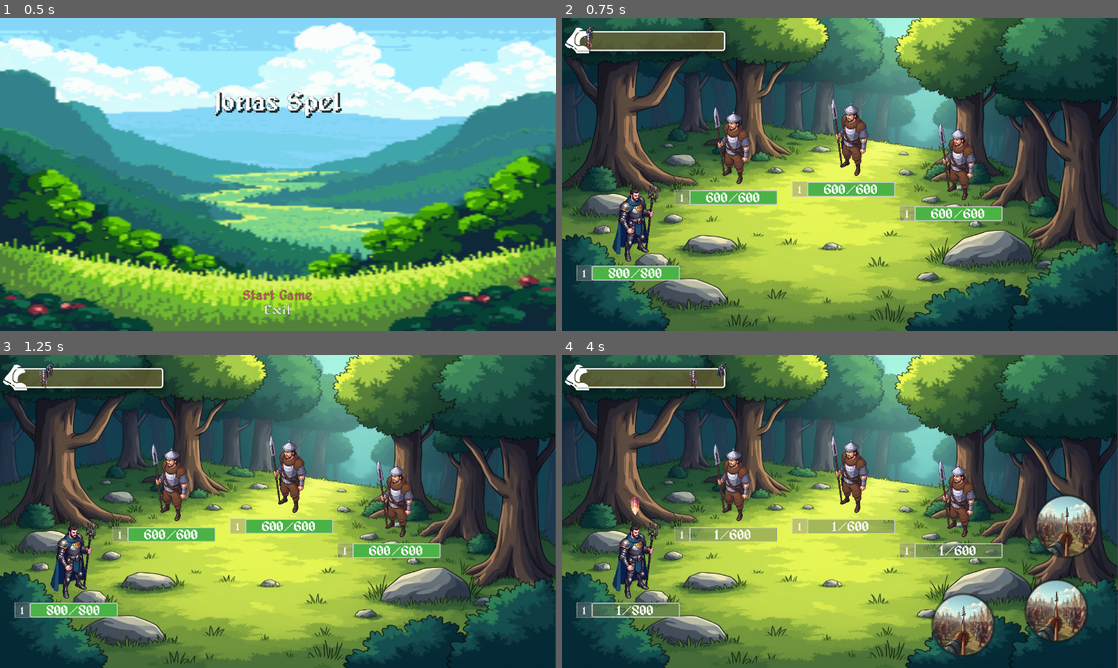
Above: before the commit, frames 1-4 (two rows, left to right).
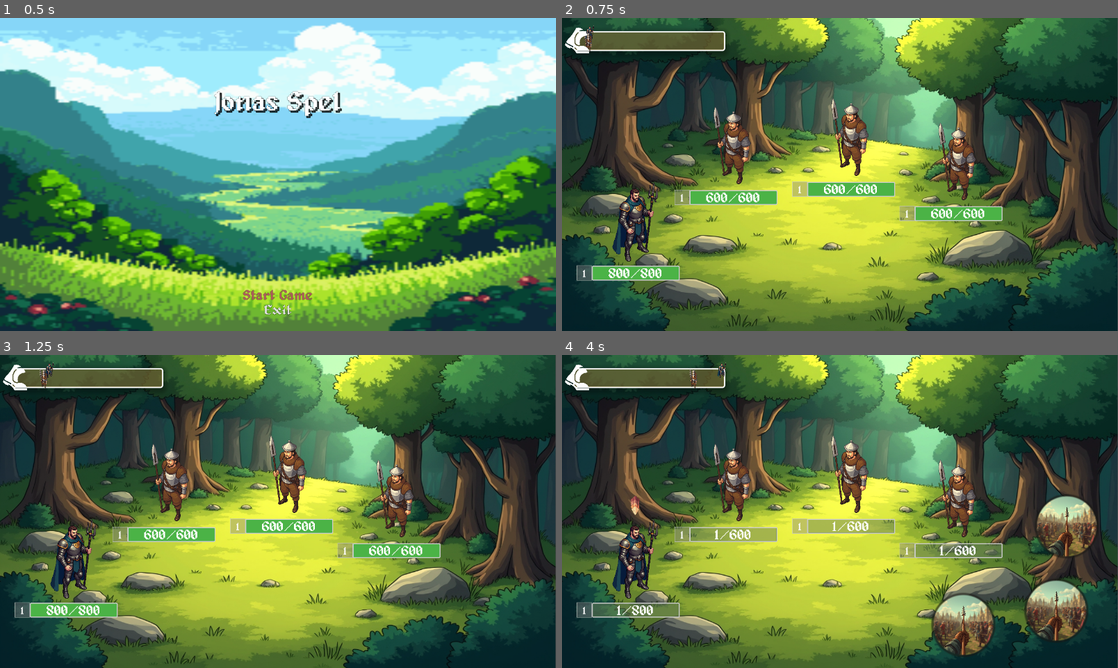
Above: after the commit, the same moments.

Repository: Pensho/Champ_Collector_2
Game: Godot game, scene res://Scenes/main.tscn
The game is run twice, just before and just after one commit, with the same random seed, the same clock (stepped at 60 frames per second) and the same inputs.
Inputs (mouse positions are in pixels of both pictures, inside the frame that each line leads up to):
- Up to frame 1 (0.5 s): no input
- Up to frame 2 (0.75 s): click "Start Game" at 0.5 s
- Up to frame 3 (1.25 s): no input
- Up to frame 4 (4 s): click (634, 558) at 1.27 s; hold M 2.03-2.78 s; hold A 2.78-3.53 s; tap M at 2.85 s; hold M from 3.53 s (still down)

Frame 1 is identical in both runs. In frame 2, 5.6% of the frame differs, in the area x 4-88%, y 0-91%; in frame 3, 5.6%; in frame 4, 7.4%, in the area x 4-96%, y 0-94%.

Commit message:
Added basic lighting
Added a point light to the battle scene and normal maps to characters to give the scene more depth.
Doesn't show very well yet though.
Resolves: #42

Diff:
--- /dev/null
+++ b/Assets/Champ Collector/Light/Point_Light.tres
@@ -0,0 +1,10 @@
+[gd_resource type="GradientTexture2D" load_steps=2 format=3 uid="uid://byq61tt3abjd8"]
+
+[sub_resource type="Gradient" id="Gradient_4swvk"]
+colors = PackedColorArray(1, 1, 1, 1, 0, 0, 0, 1)
+
+[resource]
+gradient = SubResource("Gradient_4swvk")
+fill = 1
+fill_from = Vector2(0.5, 0.5)
+fill_to = Vector2(0.5, 0)
--- /dev/null
+++ b/Assets/Champ Collector/Material/Unshaded.tres
@@ -0,0 +1,4 @@
+[gd_resource type="CanvasItemMaterial" format=3 uid="uid://2tvv2h51laxc"]
+
+[resource]
+light_mode = 1
--- a/Data/Character_Enemy_Variants/Militia.tres
+++ b/Data/Character_Enemy_Variants/Militia.tres
@@ -8,6 +8,7 @@
 script = ExtResource("2_ltt6g")
 _name = "Militia"
 _texture = "res://Assets/Champ Collector/Creatures/Militia/Militia_0002.png"
+_normal_map = "res://Assets/Champ Collector/Creatures/Militia/Militia_0002_Normal_Map.png"
 _rarity = 0
 _faction = 0
 _role = 13
@@ -23,4 +24,5 @@
 _pressence = 20
 _critChance = 5
 _critDamage = 15
+_attributes_weights = Array[int]([])
 metadata/_custom_type_script = "uid://ftdwxfh8y3n1"
--- a/Data/Character_Enemy_Variants/Troll.tres
+++ b/Data/Character_Enemy_Variants/Troll.tres
@@ -7,7 +7,8 @@
 [resource]
 script = ExtResource("2_xxfqe")
 _name = "Troll"
-_texture = "res://Assets/Champ Collector/Creatures/Forest Troll/Forest_Troll_10.png"
+_texture = "res://Assets/Champ Collector/Creatures/Forest Troll/Forest_Troll_12_200.png"
+_normal_map = "res://Assets/Champ Collector/Creatures/Forest Troll/Forest_Troll_12_200_Normal_Map.png"
 _rarity = 2
 _faction = 4
 _role = 13
@@ -23,4 +24,5 @@
 _pressence = 80
 _critChance = 5
 _critDamage = 15
+_attributes_weights = Array[int]([])
 metadata/_custom_type_script = "uid://ftdwxfh8y3n1"
--- a/Data/Character_Player_Variants/Bar_Brawler.tres
+++ b/Data/Character_Player_Variants/Bar_Brawler.tres
@@ -8,6 +8,7 @@
 script = ExtResource("2_dhkqx")
 _name = "Bar Brawler"
 _texture = "res://Assets/Champ Collector/Creatures/Bar brawler/Bar_Brawler_0004.png"
+_normal_map = "res://Assets/Champ Collector/Creatures/Bar brawler/Bar_Brawler_0004_Normal_Map.png"
 _rarity = 0
 _faction = 1
 _role = 14
--- a/Data/Character_Player_Variants/Herald_of_the_loom.tres
+++ b/Data/Character_Player_Variants/Herald_of_the_loom.tres
@@ -8,6 +8,7 @@
 script = ExtResource("2_uspd6")
 _name = "Herald of the loom"
 _texture = "res://Assets/Champ Collector/Creatures/Herald_of_the_loom/Herald_of_the_loom_0004.png"
+_normal_map = "res://Assets/Champ Collector/Creatures/Herald_of_the_loom/Herald_of_the_loom_0004_Normal_Map_3.png"
 _rarity = 2
 _faction = 3
 _role = 16
--- a/Data/Character_Player_Variants/Jester.tres
+++ b/Data/Character_Player_Variants/Jester.tres
@@ -8,6 +8,7 @@
 script = ExtResource("3_7g6n5")
 _name = "Jester"
 _texture = "res://Assets/Champ Collector/Creatures/Jester/Jester_0001.png"
+_normal_map = "res://Assets/Champ Collector/Creatures/Jester/Jester_0001_Normal_Map.png"
 _rarity = 0
 _faction = 0
 _role = 11
--- a/Data/Character_Player_Variants/Knight.tres
+++ b/Data/Character_Player_Variants/Knight.tres
@@ -8,6 +8,7 @@
 script = ExtResource("1_quq0m")
 _name = "Knight"
 _texture = "res://Assets/Champ Collector/Creatures/Knight/Knight_0004.png"
+_normal_map = "res://Assets/Champ Collector/Creatures/Knight/Knight_0004_Normal_Map.png"
 _rarity = 0
 _faction = 0
 _role = 3
--- a/Scenes/Characters/Character_Battle_Repr.tscn
+++ b/Scenes/Characters/Character_Battle_Repr.tscn
@@ -1,7 +1,8 @@
-[gd_scene load_steps=4 format=3 uid="uid://dvvopn2yuy4wr"]
+[gd_scene load_steps=5 format=3 uid="uid://dvvopn2yuy4wr"]
 
 [ext_resource type="Script" uid="uid://di021l42jy53d" path="res://Scripts/Character/character_battle_repr.gd" id="1_hd4xr"]
 [ext_resource type="Theme" uid="uid://c8irweh6md2jy" path="res://Assets/Champ Collector/Themes/default_theme.tres" id="2_6p7dp"]
+[ext_resource type="Material" uid="uid://2tvv2h51laxc" path="res://Assets/Champ Collector/Material/Unshaded.tres" id="2_7qair"]
 
 [sub_resource type="Theme" id="Theme_iesxj"]
 
@@ -15,6 +16,7 @@
 metadata/_edit_use_anchors_ = true
 
 [node name="ProgressBar" type="ProgressBar" parent="."]
+material = ExtResource("2_7qair")
 offset_top = 200.0
 offset_right = 200.0
 offset_bottom = 234.0
@@ -23,6 +25,7 @@
 show_percentage = false
 
 [node name="Label" type="Label" parent="ProgressBar"]
+material = ExtResource("2_7qair")
 layout_mode = 1
 anchors_preset = 8
 anchor_left = 0.5
@@ -38,6 +41,7 @@
 theme = ExtResource("2_6p7dp")
 
 [node name="ColorRect" type="ColorRect" parent="."]
+material = ExtResource("2_7qair")
 offset_left = -34.0
 offset_top = 200.0
 offset_bottom = 234.0
@@ -45,6 +49,7 @@
 color = Color(0.501407, 0.501406, 0.501406, 0.431373)
 
 [node name="ReferenceRect" type="ReferenceRect" parent="ColorRect"]
+material = ExtResource("2_7qair")
 layout_mode = 1
 anchors_preset = 15
 anchor_right = 1.0
@@ -55,6 +60,7 @@
 editor_only = false
 
 [node name="Label" type="Label" parent="ColorRect"]
+material = ExtResource("2_7qair")
 layout_mode = 1
 anchors_preset = 15
 anchor_right = 1.0
--- a/Scenes/battle.tscn
+++ b/Scenes/battle.tscn
@@ -1,10 +1,16 @@
-[gd_scene load_steps=6 format=3 uid="uid://cc883blynrgq2"]
+[gd_scene load_steps=9 format=3 uid="uid://cc883blynrgq2"]
 
 [ext_resource type="Script" uid="uid://g08boofygabn" path="res://Scripts/Battle.gd" id="1_oxf17"]
 [ext_resource type="PackedScene" uid="uid://dy5q1foc8kon5" path="res://Scenes/battle_ui.tscn" id="2_1ruyk"]
-[ext_resource type="Texture2D" uid="uid://b31byb3wcg7a3" path="res://Assets/Champ Collector/Scenery/Troll battle area/Troll_battle_area_3.jpg" id="2_f6xt6"]
+[ext_resource type="Texture2D" uid="uid://n1b55anwfwtk" path="res://Assets/Champ Collector/Scenery/Troll battle area/Troll_battle_area_2.jpg" id="2_qeyqd"]
+[ext_resource type="Texture2D" uid="uid://0s8rmq2i2vg6" path="res://Assets/Champ Collector/Scenery/Troll battle area/Troll_battle_area_2_Normal_Map.jpg" id="3_k7mbx"]
 [ext_resource type="PackedScene" uid="uid://dvvopn2yuy4wr" path="res://Scenes/Characters/Character_Battle_Repr.tscn" id="3_ww2ai"]
 [ext_resource type="Texture2D" uid="uid://cjcnam176bh58" path="res://Assets/Champ Collector/Icons/Indicator_Arrow/Indicator_Arrow_0001.png" id="5_pd5xk"]
+[ext_resource type="Texture2D" uid="uid://byq61tt3abjd8" path="res://Assets/Champ Collector/Light/Point_Light.tres" id="6_lrv64"]
+
+[sub_resource type="CanvasTexture" id="CanvasTexture_heh15"]
+diffuse_texture = ExtResource("2_qeyqd")
+normal_texture = ExtResource("3_k7mbx")
 
 [node name="Battle" type="Node2D" node_paths=PackedStringArray("_character_repr")]
 script = ExtResource("1_oxf17")
@@ -14,7 +20,7 @@
 unique_name_in_owner = true
 offset_right = 1280.0
 offset_bottom = 720.0
-texture = ExtResource("2_f6xt6")
+texture = SubResource("CanvasTexture_heh15")
 expand_mode = 1
 
 [node name="Character_1" parent="." instance=ExtResource("3_ww2ai")]
@@ -56,6 +62,20 @@
 texture = ExtResource("5_pd5xk")
 expand_mode = 1
 
+[node name="PointLight2D" type="PointLight2D" parent="."]
+position = Vector2(801, -60.0001)
+scale = Vector2(19.1288, 19.1288)
+color = Color(0.721569, 0.627451, 0.180392, 0.298039)
+energy = 2.31
+texture = ExtResource("6_lrv64")
+texture_scale = 2.31
+height = 35.0
+
+[node name="CanvasModulate" type="CanvasModulate" parent="."]
+light_mask = 2
+visibility_layer = 2
+color = Color(0.724643, 0.724643, 0.724643, 1)
+
 [connection signal="battle_target_selected" from="Character_1" to="." method="_on_character_battle_target_selected"]
 [connection signal="battle_target_selected" from="Character_2" to="." method="_on_character_battle_target_selected"]
 [connection signal="battle_target_selected" from="Character_3" to="." method="_on_character_battle_target_selected"]
--- a/Scenes/battle_ui.tscn
+++ b/Scenes/battle_ui.tscn
@@ -1,7 +1,8 @@
-[gd_scene load_steps=11 format=3 uid="uid://dy5q1foc8kon5"]
+[gd_scene load_steps=12 format=3 uid="uid://dy5q1foc8kon5"]
 
 [ext_resource type="Script" uid="uid://che4nfxkv8ukc" path="res://Scripts/battle_ui.gd" id="1_gfldn"]
 [ext_resource type="Texture2D" uid="uid://cj6uxwt730ish" path="res://Assets/Champ Collector/Icons/Turn_Bar/walking-boot.svg" id="2_6sbxc"]
+[ext_resource type="Material" uid="uid://2tvv2h51laxc" path="res://Assets/Champ Collector/Material/Unshaded.tres" id="2_d07u5"]
 [ext_resource type="Shader" uid="uid://bxqgowk0maklx" path="res://Assets/Champ Collector/Shaders/battle_ui_button.gdshader" id="2_scq05"]
 [ext_resource type="Texture2D" uid="uid://dttmv410f1bo5" path="res://Assets/Champ Collector/Icons/Abilities/Stab/Stab_3.jpg" id="4_4blpl"]
 [ext_resource type="Texture2D" uid="uid://ctbnnvhe6erv0" path="res://Assets/Champ Collector/Icons/Abilities/Bolas/Bolas_2.jpg" id="4_nm010"]
@@ -54,6 +55,7 @@
 position = Vector2(641, 360)
 
 [node name="PlayerInfoBox" type="Panel" parent="Camera2D"]
+material = ExtResource("2_d07u5")
 offset_left = -614.0
 offset_top = -330.0
 offset_right = -264.0
@@ -102,6 +104,7 @@
 expand_mode = 1
 
 [node name="Turn_meter_icon" type="TextureRect" parent="Camera2D/PlayerInfoBox"]
+material = ExtResource("2_d07u5")
 layout_mode = 1
 anchors_preset = 4
 anchor_top = 0.5
--- a/Scripts/Character/character.gd
+++ b/Scripts/Character/character.gd
@@ -7,6 +7,7 @@
 
 	_name = preset._name
 	_texture = preset._texture
+	_normal_map = preset._normal_map
 	_rarity = preset._rarity
 	_faction = preset._faction
 	_role = preset._role
@@ -30,6 +31,7 @@
 # Preset Data
 var _name: String = ""
 var _texture: String = ""
+var _normal_map: String = ""
 
 var _rarity: Types.Rarity
 var _faction: Types.Faction
--- a/Scripts/Character/character_preset.gd
+++ b/Scripts/Character/character_preset.gd
@@ -6,6 +6,7 @@
 
 @export var _name: String
 @export var _texture: String
+@export var _normal_map: String
 @export var _rarity: Types.Rarity
 @export var _faction: Types.Faction
 @export var _role: Types.Role
--- a/Scripts/UI/main_menu.gd
+++ b/Scripts/UI/main_menu.gd
@@ -7,14 +7,15 @@
 
 #const BATTLE_TROLL = preload("res://Data/Battle_Variants/Battle_Troll.tres")
 const BATTLE_MILITIA = preload("res://Data/Battle_Variants/Battle_Militia.tres")
+const NR_OF_CHARACTERS_IN_BATTLE: int = 3
 
 func _ready() -> void:
 	focus_button()
 
 @warning_ignore("unused_parameter") # Main menu requires nothing from the ContextContainer.
 func Init(p_context_container: ContextContainer) -> void:
-	if(main._character_collection.GetAllCharacters().size() >= 3):
-		for i in 3:
+	if(main._character_collection.GetAllCharacters().size() >= NR_OF_CHARACTERS_IN_BATTLE):
+		for i in NR_OF_CHARACTERS_IN_BATTLE:
 			_player_battle_characters.append(main._character_collection.GetCharacter(i))
 	else:
 		for i in main._character_collection.GetAllCharacters():
--- a/Scripts/battle.gd
+++ b/Scripts/battle.gd
@@ -126,6 +126,9 @@
 
 func VisualizeCharacter(p_characterID: int) -> void:
 	_character_repr[p_characterID]._level.text = str(_characters[p_characterID]._level)
+	var character_canvas_texture = CanvasTexture.new()
+	character_canvas_texture.diffuse_texture = load(_characters[p_characterID]._texture)
+	character_canvas_texture.normal_texture = load(_characters[p_characterID]._texture)
 	_character_repr[p_characterID]._character_texture.texture = load(_characters[p_characterID]._texture)
 	_character_repr[p_characterID]._lifebar.max_value = _characters[p_characterID]._attributes[Common_Enums.Attribute.Health]
 	UpdateLifeBar(p_characterID)
Binary file added: Assets/Champ Collector/Creatures/Bar brawler/Bar_Brawler_0004_Normal_Map.png
Not shown, added: Assets/Champ Collector/Creatures/Bar brawler/Bar_Brawler_0004_Normal_Map.png.import
Binary file added: Assets/Champ Collector/Creatures/Forest Troll/Forest_Troll_12_200.png
Not shown, added: Assets/Champ Collector/Creatures/Forest Troll/Forest_Troll_12_200.png.import
Binary file added: Assets/Champ Collector/Creatures/Forest Troll/Forest_Troll_12_200_Normal_Map.png
Not shown, added: Assets/Champ Collector/Creatures/Forest Troll/Forest_Troll_12_200_Normal_Map.png.import
Binary file added: Assets/Champ Collector/Creatures/Herald_of_the_loom/Herald_of_the_loom_0004_Normal_Map_3.png
Not shown, added: Assets/Champ Collector/Creatures/Herald_of_the_loom/Herald_of_the_loom_0004_Normal_Map_3.png.import
Not shown, added: Assets/Champ Collector/Creatures/Herald_of_the_loom/NormalMap.png.import
Binary file changed: Assets/Champ Collector/Creatures/Jester/Jester_0001.png
Binary file added: Assets/Champ Collector/Creatures/Jester/Jester_0001_Normal_Map.png
Not shown, added: Assets/Champ Collector/Creatures/Jester/Jester_0001_Normal_Map.png.import
(and 20 more such lines)
